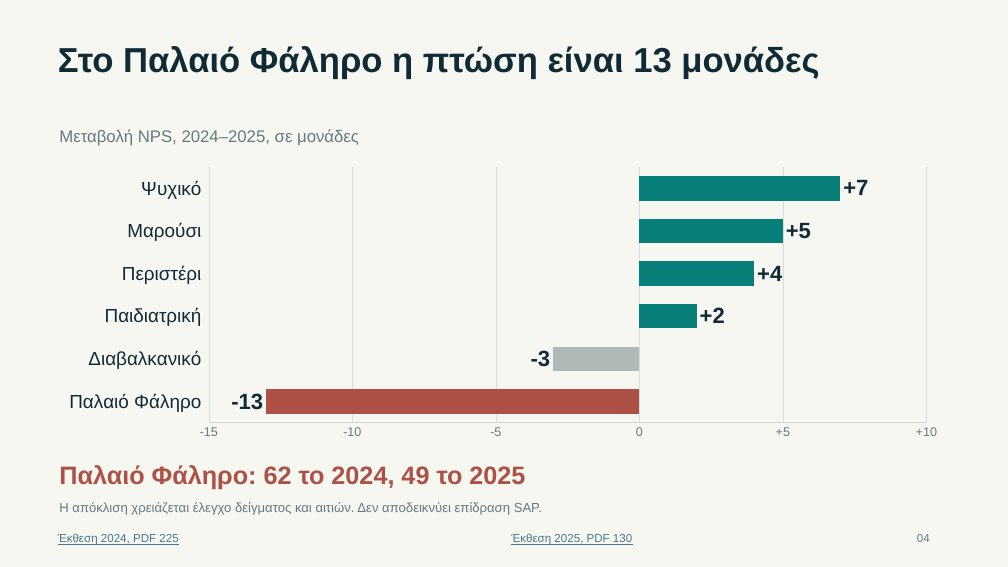
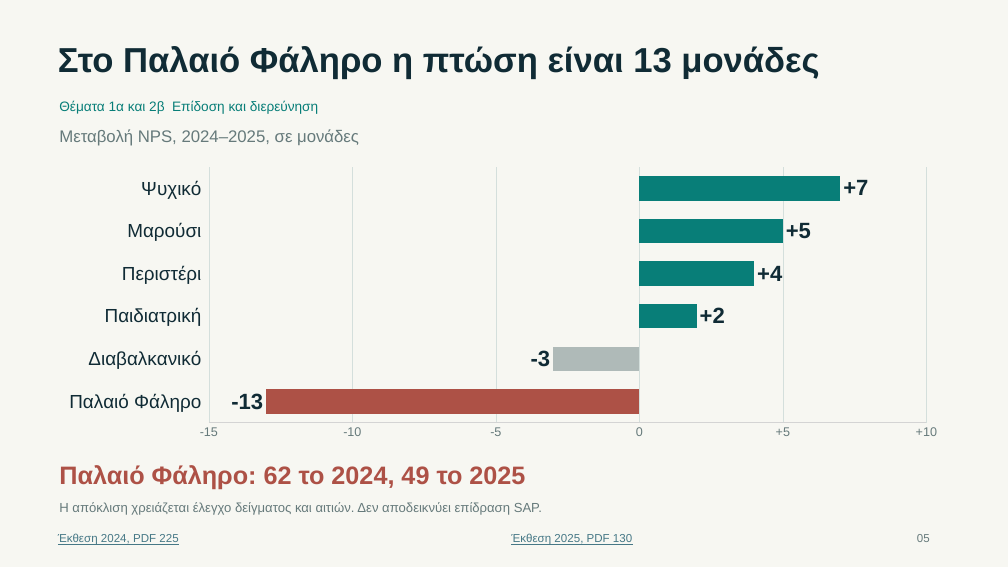
Before and after one commit to jtzach/iatriko-athinon-management, a slide deck: slide 5 of writing/CEO-Ιατρικό-Αθηνών-3-Ευρήματα.pptx (slide 4 before the commit). Drawn at 1008x567 pixels with LibreOffice and Linux fonts; fonts in the diff are those of the drawing. Boxes give left, top, right and bottom in pixels: in the first picture for what was removed or moved away, otherwise in the second. Text is boxed around its words. In the diff, an @@ line names an element or a change of style, - is before the commit and + after.

```diff
--- a/writing/CEO-Ιατρικό-Αθηνών-3-Ευρήματα.pptx
+++ b/writing/CEO-Ιατρικό-Αθηνών-3-Ευρήματα.pptx
@@ text added at bbox=[59, 100, 318, 114], 13 pt, text #087E78 @@
+Θέματα 1α και 2β Επίδοση και διερεύνηση
@@ text at bbox=[917, 534, 930, 542]: text changed @@
-04
+05
```
Also in this commit, not shown: 10 other slides changed, 4 slides added, 1 slide removed, 23 other files.
